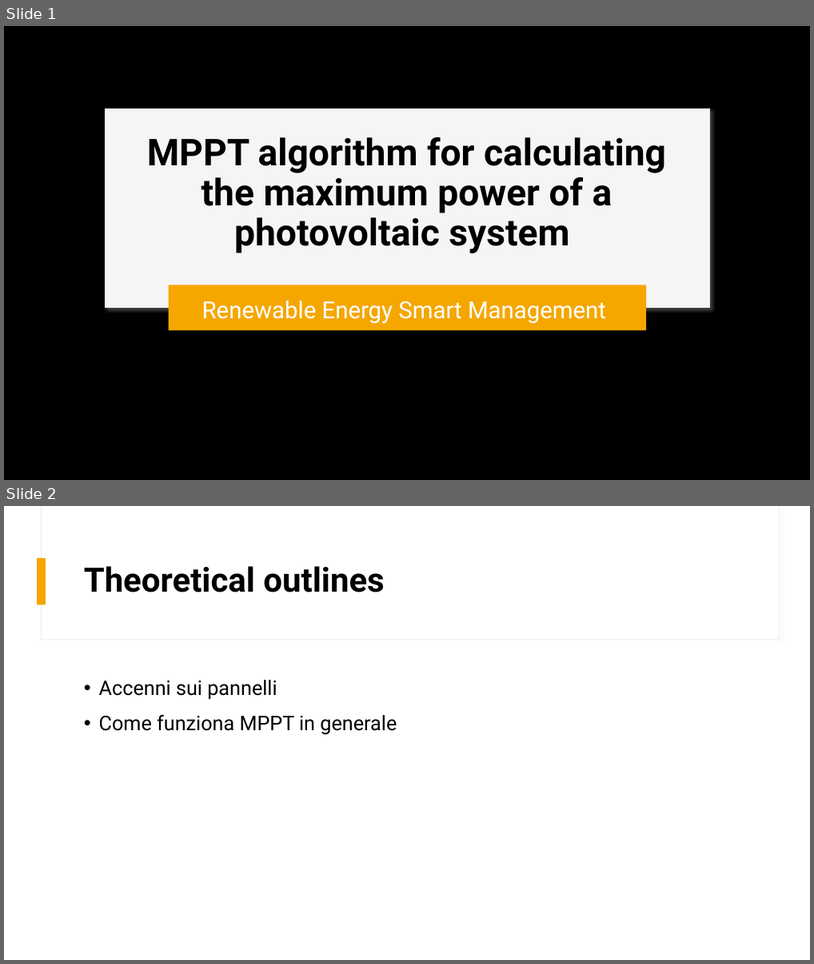
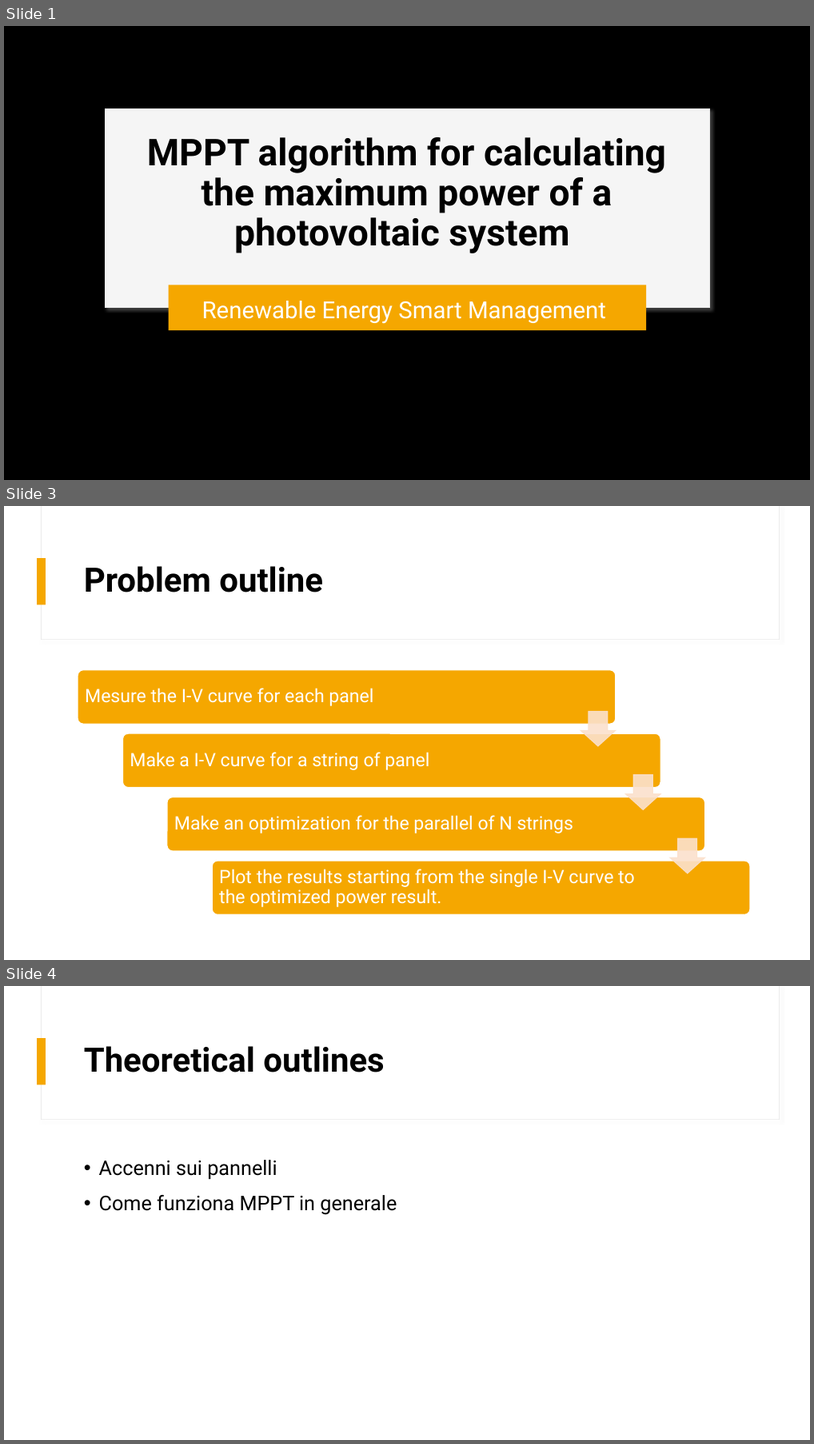
Before and after one commit to mdg217/RenewableEnergyProject, a slide deck: ProgettoRESM.pptx. Shown one above the other, each under a label of ours: slides 1 and 2 before the commit, slides 1, 3 and 4 after it; the slides between them are not shown. The pictures are 814x964 and 814x1444 pixels, drawn with LibreOffice and Linux fonts; fonts in the diff are those of the drawing; background and template pictures are left out. Boxes give left, top, right and bottom in pixels: in the first picture for what was removed or moved away, otherwise in the second. Text is boxed around its words. In the diff, an @@ line names an element or a change of style, - is before the commit and + after.

```diff
--- a/ProgettoRESM.pptx
+++ b/ProgettoRESM.pptx
@@ slide 3 added at [4, 506, 810, 960], background #FFFFFF; not listed: 3 template elements that a slide beside it also shows @@
@@ title added at [84, 566, 323, 592], 40 pt, text #000000, bold @@
+Problem outline
@@ group added at [78, 670, 750, 914]: 4 rounded rectangles, 4 texts, 3 down arrows @@
+Mesure the I-V curve for each panel
+Make a I-V curve for a string of panel
+Make an optimization for the parallel of N strings
+Plot the results starting from the single I-V curve to the optimized power result.
@@ what was slide 2 is now slide 4 @@
```
Also in this commit, not shown: 16 other slides added, 2 slides removed, 9 other files.
